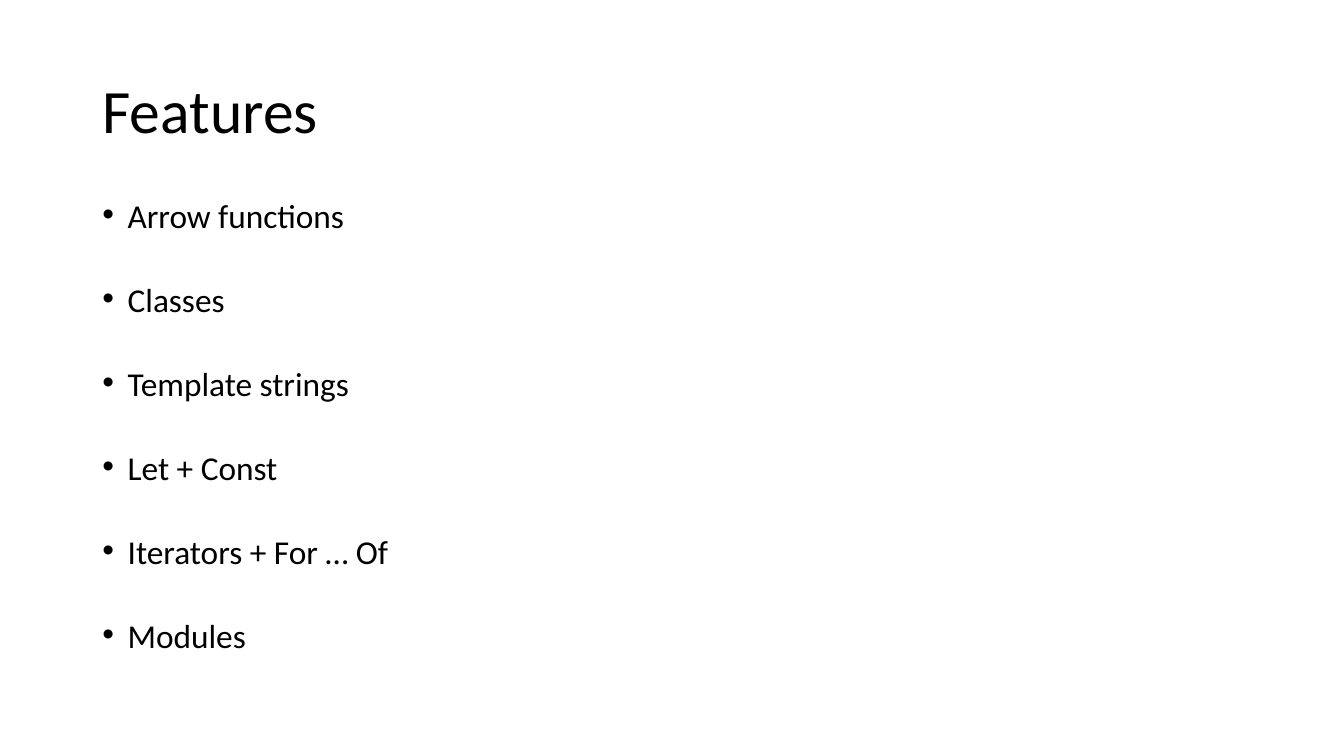
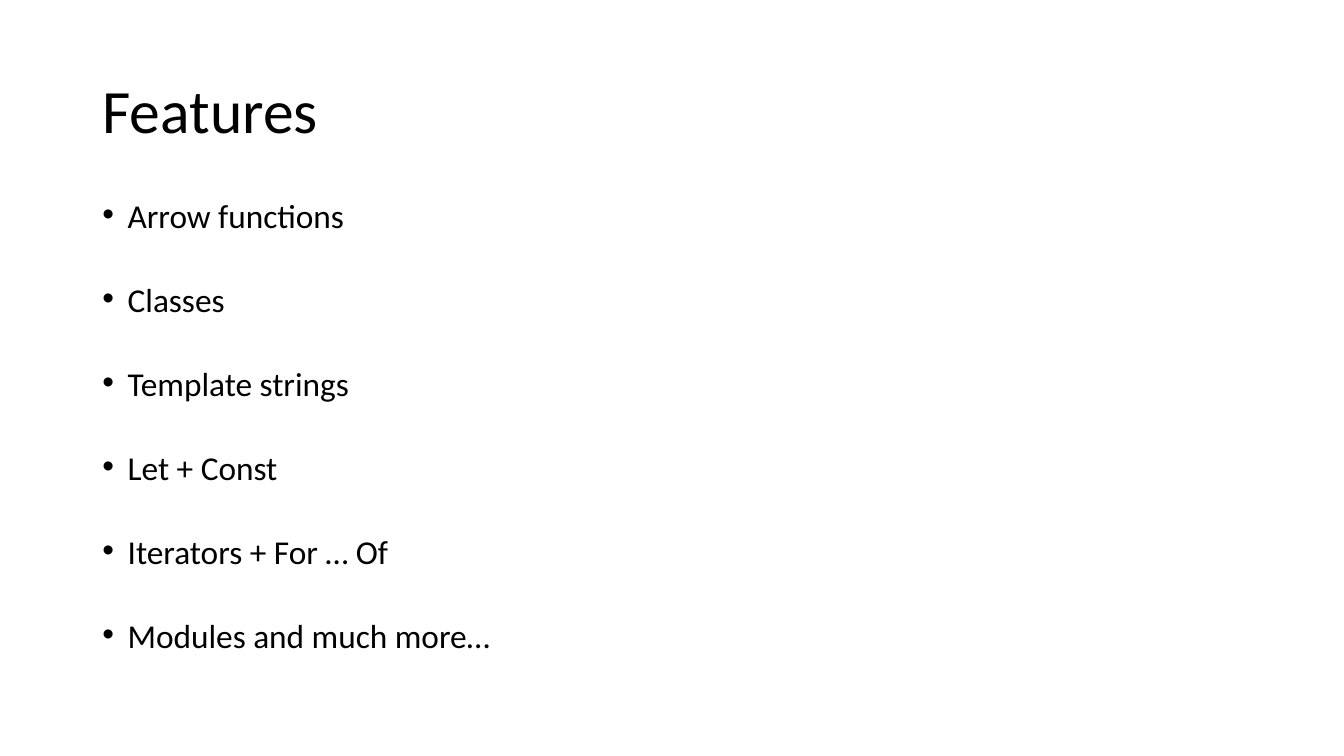
Before and after one commit to dankrz/JsTraining, a slide deck: slide 26 of JsTraining-presentation/JS Training.pptx. Drawn at 1344x756 pixels with LibreOffice and Linux fonts; fonts in the diff are those of the drawing. Boxes give left, top, right and bottom in pixels: in the first picture for what was removed or moved away, otherwise in the second. Text is boxed around its words. In the diff, an @@ line names an element or a change of style, - is before the commit and + after.

```diff
--- a/JsTraining-presentation/JS Training.pptx
+++ b/JsTraining-presentation/JS Training.pptx
@@ text at (x1=128, y1=625, x2=490, y2=649): text changed @@
-• Modules
+• Modules and much more…
```
Also in this commit, not shown: 7 other files.
